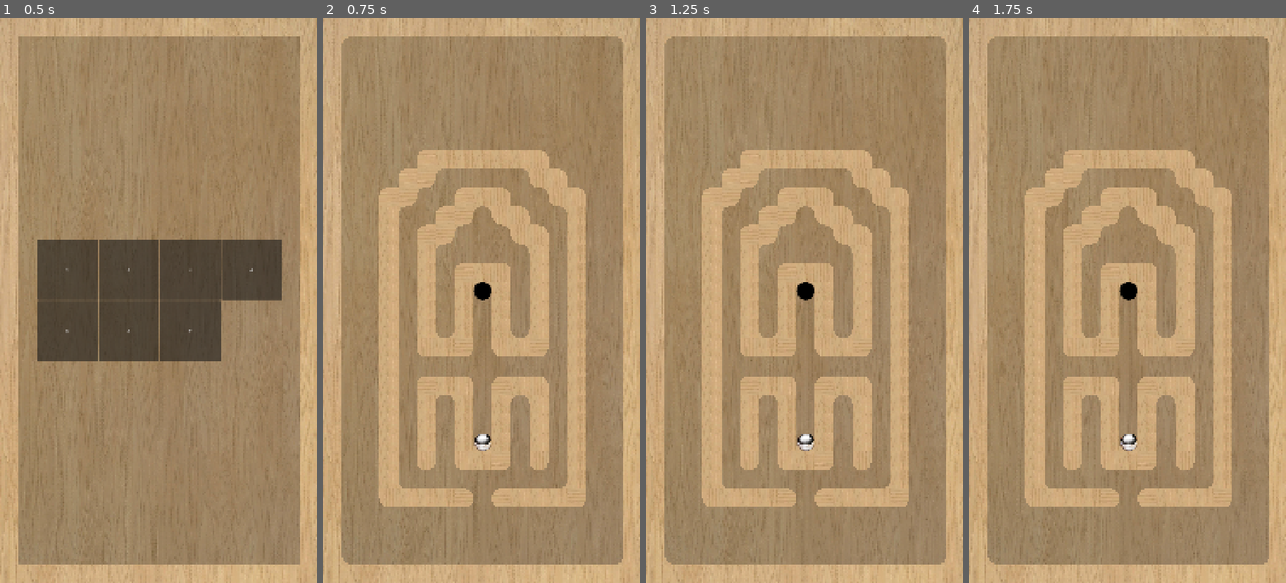
Above: before the commit, frames 1-4 (left to right).
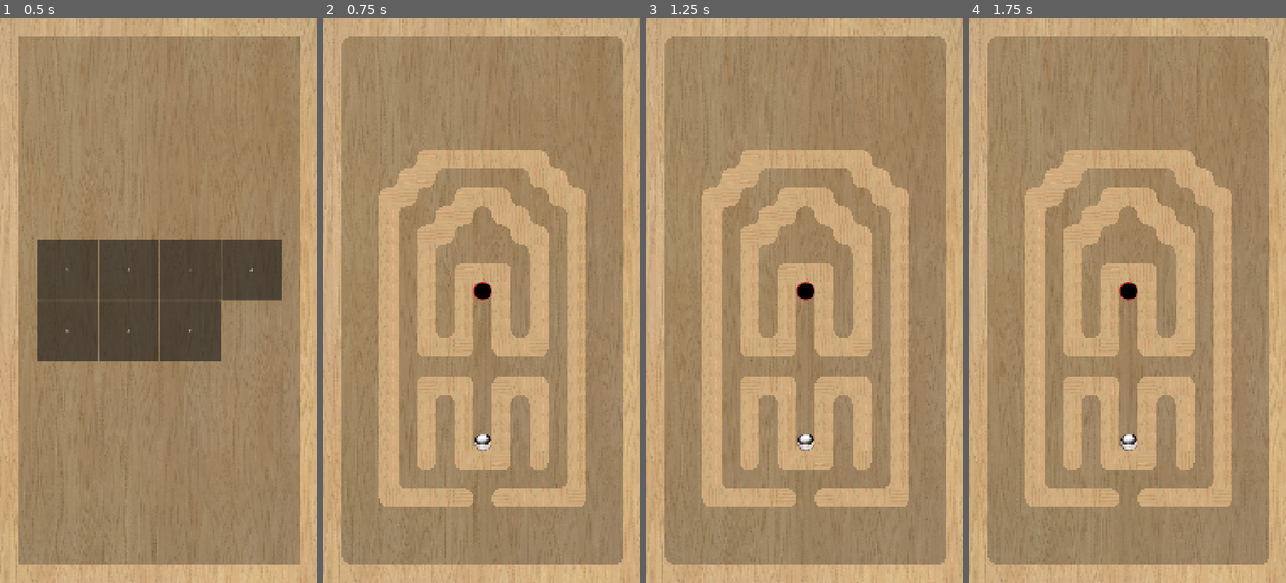
Above: after the commit, the same moments.

Repository: top-it-090304/Improvisation
Game: Godot game, scene res://levels/world.tscn
Same seed, same stepped clock (60 frames per second), same inputs: the game is played once before the commit and once after it.
Inputs (mouse positions are in pixels of both pictures, inside the frame that each line leads up to):
- Up to frame 1 (0.5 s): no input
- Up to frame 2 (0.75 s): click "1" at 0.5 s
- Up to frame 3 (1.25 s): no input
- Up to frame 4 (1.75 s): tap Enter at 1.25 s; move the mouse to (1197, 272) at 1.27 s; click (1197, 272) at 1.42 s

Frame 1 is identical in both runs. In frame 2, 0.1% of the frame differs, in the area x 22-79%, y 25-50%; in frame 3, 0.1%; in frame 4, 0.1%.

Commit message:
Обновление: уровень 1

Diff:
--- a/levels/1.tscn
+++ b/levels/1.tscn
@@ -520,3 +520,35 @@
 [node name="Block12" parent="." unique_id=1690131910 instance=ExtResource("4_a1scl")]
 position = Vector2(544, 928)
 rotation = -1.5707964
+
+[node name="Block15" parent="." unique_id=248871436 instance=ExtResource("4_a1scl")]
+position = Vector2(288, 480)
+rotation = 1.5707964
+
+[node name="Block21" parent="." unique_id=1272753165 instance=ExtResource("4_a1scl")]
+position = Vector2(224, 544)
+rotation = 1.5707964
+
+[node name="Block38" parent="." unique_id=2042931223 instance=ExtResource("4_a1scl")]
+position = Vector2(800, 480)
+rotation = 3.1415927
+
+[node name="Block50" parent="." unique_id=1500026008 instance=ExtResource("4_a1scl")]
+position = Vector2(864, 544)
+rotation = 3.1415927
+
+[node name="Block60" parent="." unique_id=2089400463 instance=ExtResource("4_a1scl")]
+position = Vector2(416, 608)
+rotation = 1.5707964
+
+[node name="Block66" parent="." unique_id=109620263 instance=ExtResource("4_a1scl")]
+position = Vector2(352, 672)
+rotation = 1.5707964
+
+[node name="Block68" parent="." unique_id=298067825 instance=ExtResource("4_a1scl")]
+position = Vector2(672, 608)
+rotation = 3.1415927
+
+[node name="Block82" parent="." unique_id=2025623850 instance=ExtResource("4_a1scl")]
+position = Vector2(736, 672)
+rotation = 3.1415927
--- /dev/null
+++ b/objects/logo.tscn
@@ -0,0 +1,3 @@
+[gd_scene format=3 uid="uid://i58yha4l5qlf"]
+
+[node name="Logo" type="Node2D" unique_id=1068970249]
Not shown: 1 places in objects/finish.tscn that only renumber resources
Binary file added: sources/Finish (old).png
Not shown, added: sources/Finish (old).png.import
Binary file changed: sources/Finish.png
Not shown, changed: sources/Finish.png.import
Binary file added: sources/logo.png
Not shown, added: sources/logo.png.import
Not shown, changed: MazeBall.apk
Not shown, changed: MazeBall.apk.idsig
Not shown, removed: sources/Hole.tif
